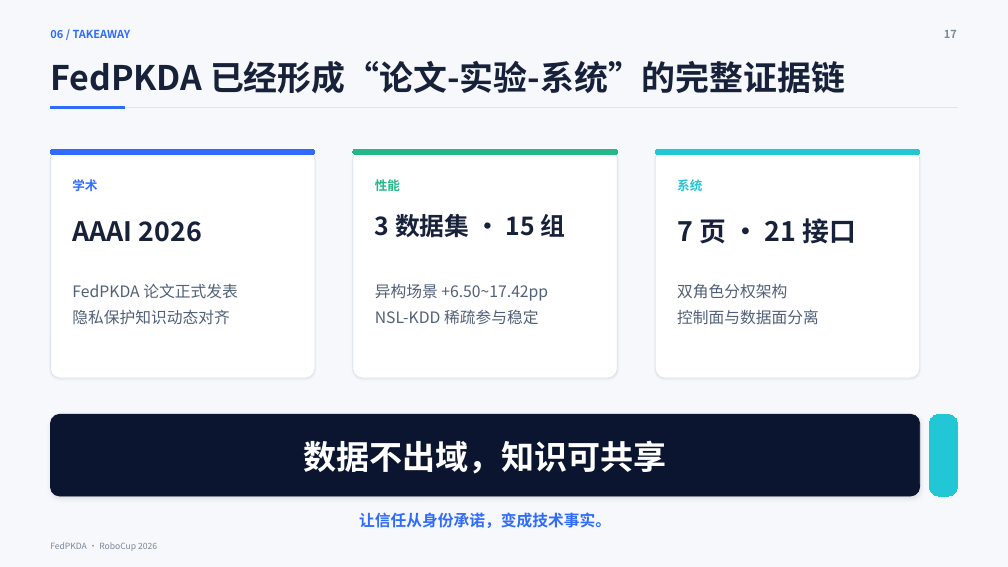
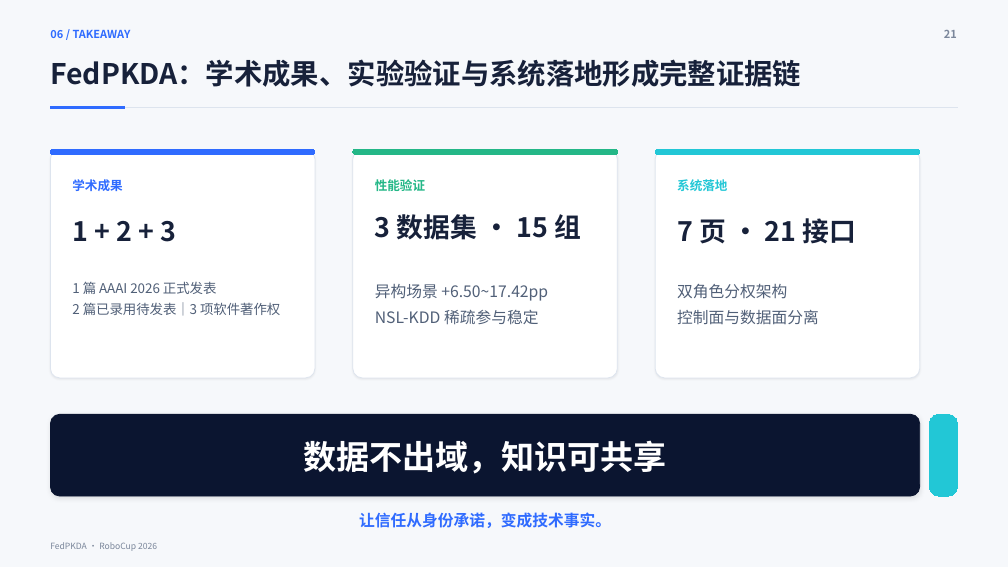
Before and after one commit to IridiumNan/FedPKDA-robocup, a slide deck: slide 21 of ppt/FedPKDA_RoboCup_presentation.pptx (slide 19 before the commit). Drawn at 1008x567 pixels with LibreOffice and Linux fonts; fonts in the diff are those of the drawing. Boxes give left, top, right and bottom in pixels: in the first picture for what was removed or moved away, otherwise in the second. Text is boxed around its words. In the diff, an @@ line names an element or a change of style, - is before the commit and + after.

Commit message:
PPT v3 -> v4

```diff
--- a/ppt/FedPKDA_RoboCup_presentation.pptx
+++ b/ppt/FedPKDA_RoboCup_presentation.pptx
@@ text at (x1=50, y1=59, x2=801, y2=87): text changed; size 32.3 to 27 pt @@
-FedPKDA 已经形成“论文-实验-系统”的完整证据链
+FedPKDA：学术成果、实验验证与系统落地形成完整证据链
@@ text at (x1=944, y1=30, x2=957, y2=38): text changed @@
-17
+21
@@ text at (x1=72, y1=179, x2=122, y2=191): text changed @@
-学术
+学术成果
@@ text at (x1=375, y1=179, x2=425, y2=191): text changed @@
-性能
+性能验证
@@ text at (x1=677, y1=179, x2=727, y2=191): text changed @@
-系统
+系统落地
@@ text at (x1=72, y1=221, x2=176, y2=242): text changed @@
-AAAI 2026
+1 + 2 + 3
@@ text "3 数据集 · 15 组" at (x1=375, y1=214, x2=581, y2=240): size 23.6 to 25.5 pt @@
@@ text at (x1=72, y1=281, x2=280, y2=315): text changed; size 15 to 12.8 pt @@
-FedPKDA 论文正式发表
-隐私保护知识动态对齐
+1 篇 AAAI 2026 正式发表
+2 篇已录用待发表｜3 项软件著作权
```
Also in this commit, not shown: 2 other slides changed, 2 slides added.
